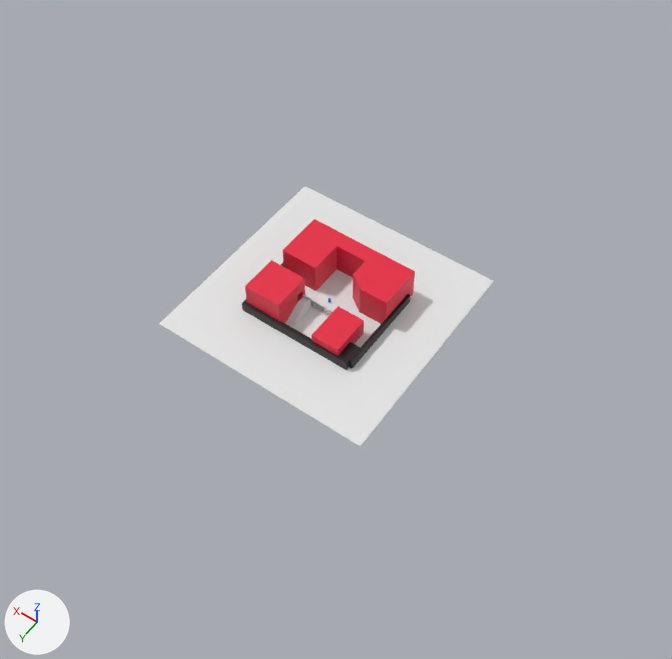
An edit to the Blender file Assets/Blend/Map1.blend, drawn before and after from the same camera.
Rendered twice from a camera (50 mm lens) standing at (-147.0, 201.0, 299.0) and looking at (-9.0, 8.0, -4.0). Every picture has the same lights, and +X, +Y and +Z are marked at lower left.

In view in the first picture: 'Ground', 'House1', 'House2', 'House3', 'MapLimit'.
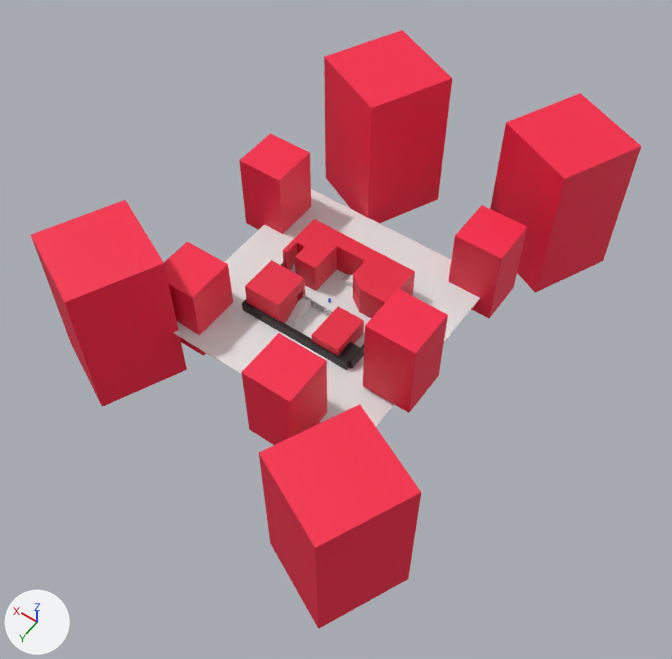
Commit message: Map 1 modeled prototype

Location of each change, [x1, y1, x2, y2] in pixels of the pictures (672 x 659 px):
'Cube.008', added (red): after [259, 404, 421, 629]
'Cube.005', added (red): after [31, 200, 187, 407]
'Cube.006', added (red): after [324, 30, 452, 223]
'Cube.007', added (red): after [490, 93, 641, 293]
'Cube.003', added (red): after [363, 289, 448, 413]
'Cube.002', added (red): after [241, 333, 327, 445]
'Cube.004', added (red): after [448, 205, 528, 318]
'Cube', added (red): after [239, 133, 311, 234]
'Cube.001', added (red): after [164, 242, 233, 356]
'StairsHouse3Outside2', added: after [340, 274, 353, 288]

What changed in the scene script:
```text
Add me_cube_009:
    me_cube_009.from_pydata([(-1.11, -3.97, -1.0), (-1.21, -3.94, 4.17), (-12.25, -3.97, -1.0), (-12.25, -3.97, -0.98), (-1.11, 0.7, -1.0), (-1.21, 0.72, 4.17), (-12.25, 0.7, -1.0), (-12.25, 0.7, -0.98)], [], [(4, 6, 7, 5), (0, 1, 3, 2), (4, 0, 2, 6), (1, 5, 7, 3), (2, 3, 7, 6), (4, 5, 1, 0)])
Add ob_cube_008:
    ob_cube_008 = bpy.data.objects.new('Cube.008', me_cube_018)  # a box spanning x -1.0..1.0, y -1.0..1.0, z -1.0..1.0; in mat_material_014 (red #f71d46)
    ob_cube_008.location = (-60.5, 78.5, -2.3)
    ob_cube_008.rotation_euler = (0.0, 0.0, 2.706)  # degrees (0, 0, 155)
    ob_cube_008.scale = (19.3, 19.3, 34.2)
Add ob_cube_007:
    ob_cube_007 = bpy.data.objects.new('Cube.007', me_cube_017)  # a box spanning x -1.0..1.0, y -1.0..1.0, z -1.0..1.0; in mat_material_013 (red #f71d46)
    ob_cube_007.location = (-53.3, -95.4, 15.0)
    ob_cube_007.rotation_euler = (0.0, 0.0, 2.706)  # degrees (0, 0, 155)
    ob_cube_007.scale = (19.3, 19.3, 34.2)
Add ob_cube_006:
    ob_cube_006 = bpy.data.objects.new('Cube.006', me_cube_016)  # a box spanning x -1.0..1.0, y -1.0..1.0, z -1.0..1.0; in mat_material_012 (red #f71d46)
    ob_cube_006.location = (24.1, -75.3, 26.4)
    ob_cube_006.rotation_euler = (0.0, 0.0, 2.706)  # degrees (0, 0, 155)
    ob_cube_006.scale = (19.3, 19.3, 34.2)
Add ob_cube_005:
    ob_cube_005 = bpy.data.objects.new('Cube.005', me_cube_015)  # a box spanning x -1.0..1.0, y -1.0..1.0, z -1.0..1.0; in mat_material_011 (red #f71d46)
    ob_cube_005.location = (66.9, 57.3, 5.6)
    ob_cube_005.rotation_euler = (0.0, 0.0, 2.706)  # degrees (0, 0, 155)
    ob_cube_005.scale = (19.3, 19.3, 34.2)
Add ob_cube_004:
    ob_cube_004 = bpy.data.objects.new('Cube.004', me_cube_014)  # a box spanning x -1.0..1.0, y -1.0..1.0, z -1.0..1.0; in mat_material_010 (red #f71d46)
    ob_cube_004.location = (-45.2, -49.1, 8.1)
    ob_cube_004.scale = (10.7, 10.7, 18.9)
Add ob_cube_003:
    ob_cube_003 = bpy.data.objects.new('Cube.003', me_cube_013)  # a box spanning x -1.0..1.0, y -1.0..1.0, z -1.0..1.0; in mat_material_009 (red #f71d46)
    ob_cube_003.location = (-46.7, 17.4, 19.6)
    ob_cube_003.scale = (10.7, 10.7, 18.9)
Add ob_cube_002:
    ob_cube_002 = bpy.data.objects.new('Cube.002', me_cube_012)  # a box spanning x -1.0..1.0, y -1.0..1.0, z -1.0..1.0; in mat_material_008 (red #f71d46)
    ob_cube_002.location = (-20.5, 55.4, 13.3)
    ob_cube_002.scale = (10.7, 10.7, 18.9)
Add ob_cube_001:
    ob_cube_001 = bpy.data.objects.new('Cube.001', me_cube_011)  # a box spanning x -1.0..1.0, y -1.0..1.0, z -1.0..1.0; in mat_material_007 (red #f71d46)
    ob_cube_001.location = (43.2, 34.2, 3.7)
    ob_cube_001.scale = (10.7, 10.7, 18.9)
Add ob_cube:
    ob_cube = bpy.data.objects.new('Cube', me_cube_010)  # a box spanning x -1.0..1.0, y -1.0..1.0, z -1.0..1.0; in mat_material_002 (red #f71d46)
    ob_cube.location = (50.3, -30.2, 12.1)
    ob_cube.scale = (10.7, 10.7, 18.9)
Add ob_stairshouse3outside2:
    ob_stairshouse3outside2 = bpy.data.objects.new('StairsHouse3Outside2', me_cube_009)
    ob_stairshouse3outside2.location = (-7.5, -16.0, 0.0)
    ob_stairshouse3outside2.rotation_euler = (0.0, 0.0, -3.142)  # degrees (0, 0, -180)
    ob_stairshouse3outside2.scale = (0.89, 1.06, 1.03)
```
